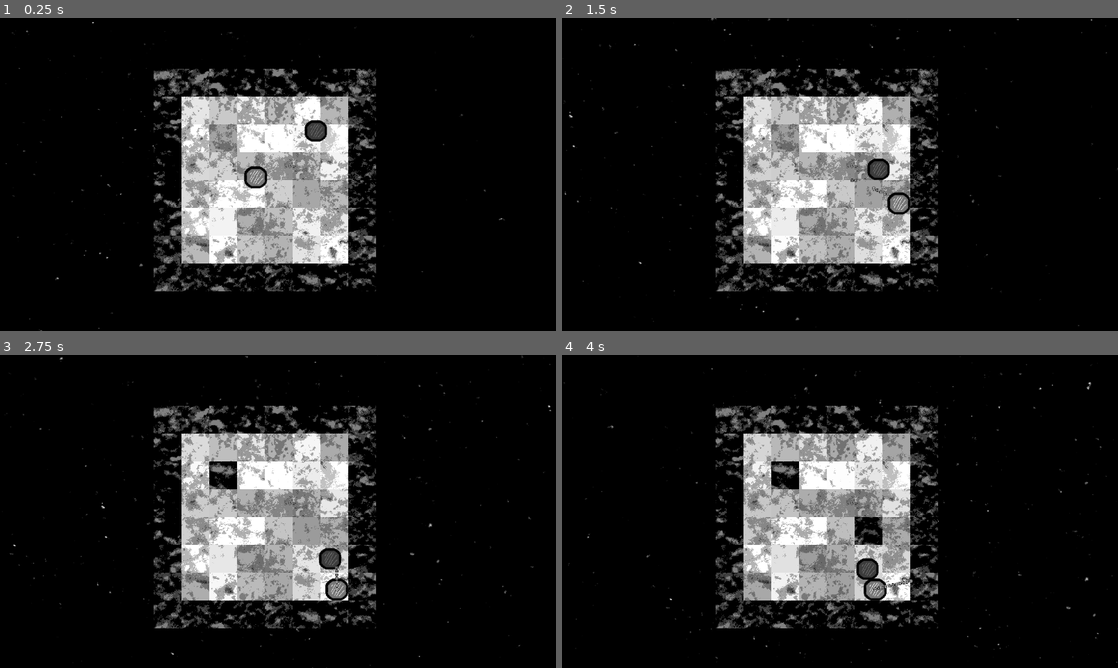
Above: before the commit, frames 1-4 (two rows, left to right).
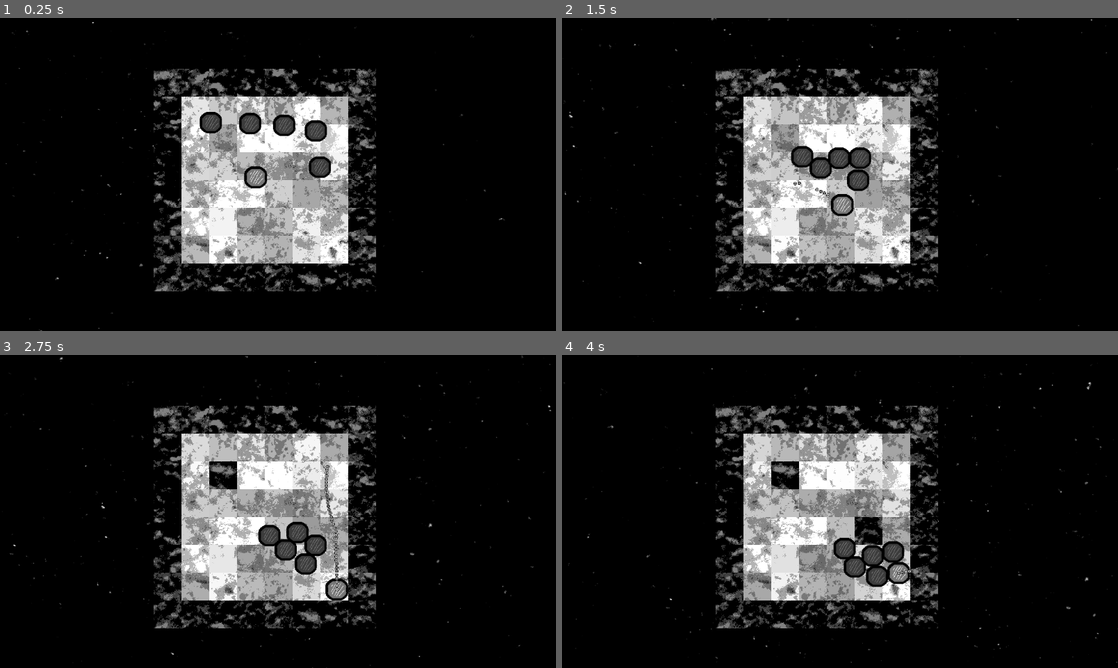
Above: after the commit, the same moments.

Repository: Indivicivet/ludumdare54
Game: Godot game, scene res://ludumdare54.tscn
The game is run twice, just before and just after one commit, with the same random seed, the same clock (stepped at 60 frames per second) and the same inputs.
Inputs (mouse positions are in pixels of both pictures, inside the frame that each line leads up to):
- Up to frame 1 (0.25 s): no input
- Up to frame 2 (1.5 s): move the mouse to (962, 158) at 0.52 s; press the mouse at (962, 158) at 0.53 s; hold Right (right) 0.53-1.28 s; move the mouse to (728, 190) at 1.27 s; release the mouse at (728, 190) at 1.28 s; hold Down (down) from 1.28 s (still down); click (728, 190) at 1.35 s
- Up to frame 3 (2.75 s): move the mouse to (333, 442) at 2.02 s; release Down (down) at 2.03 s; press the mouse at (333, 442) at 2.03 s; hold Right (right) from 2.03 s (still down)
- Up to frame 4 (4 s): move the mouse to (812, 574) at 2.77 s; release Right (right) at 2.78 s; release the mouse at (812, 574) at 2.78 s; hold Up (up) 2.78-3.53 s; click (812, 574) at 2.85 s; move the mouse to (1006, 558) at 3.52 s; press the mouse at (1006, 558) at 3.53 s; hold Left (left) from 3.53 s (still down)

The runs differ from the first frame. In frame 1, 1.0% of the frame differs, in the area x 35-60%, y 30-52%; in frame 2, 1.9%, in the area x 41-63%, y 40-64%; in frame 3, 1.5%; in frame 4, 1.5%.

Commit message:
move enemy into scene and add a bunch of them for fun

Diff:
--- /dev/null
+++ b/enemy_type_1.tscn
@@ -0,0 +1,20 @@
+[gd_scene load_steps=4 format=3 uid="uid://c4i8t3vyd1rqu"]
+
+[ext_resource type="Script" path="res://scripts/enemy_type1.gd" id="1_pxje3"]
+[ext_resource type="Texture2D" uid="uid://dyql1ycffaje6" path="res://graphics/player0001.png" id="2_7m1hb"]
+
+[sub_resource type="CircleShape2D" id="CircleShape2D_n466h"]
+radius = 24.0208
+
+[node name="enemy_type1" type="CharacterBody2D"]
+position = Vector2(746, 245)
+script = ExtResource("1_pxje3")
+
+[node name="Sprite2D" type="Sprite2D" parent="."]
+modulate = Color(0.501961, 0.501961, 0.501961, 1)
+texture = ExtResource("2_7m1hb")
+
+[node name="CollisionShape2D" type="CollisionShape2D" parent="."]
+shape = SubResource("CircleShape2D_n466h")
+
+[node name="NavigationAgent2D" type="NavigationAgent2D" parent="."]
--- a/ludumdare54.tscn
+++ b/ludumdare54.tscn
@@ -8,13 +8,10 @@
 [ext_resource type="Script" path="res://scripts/gun1.gd" id="5_1et4n"]
 [ext_resource type="Texture2D" uid="uid://dyql1ycffaje6" path="res://graphics/player0001.png" id="6_w1o1e"]
 [ext_resource type="PackedScene" uid="uid://telbw0j0atkg" path="res://floor_or_block.tscn" id="7_p865s"]
-[ext_resource type="Script" path="res://scripts/enemy_type1.gd" id="9_06evh"]
+[ext_resource type="PackedScene" uid="uid://c4i8t3vyd1rqu" path="res://enemy_type_1.tscn" id="9_1g1nj"]
 
 [sub_resource type="CircleShape2D" id="CircleShape2D_gwbx5"]
 radius = 26.0192
-
-[sub_resource type="CircleShape2D" id="CircleShape2D_n466h"]
-radius = 24.0208
 
 [sub_resource type="NavigationPolygon" id="NavigationPolygon_0n3p2"]
 vertices = PackedVector2Array(411, 178, 805, 177, 805, 573, 409, 571)
@@ -253,18 +250,19 @@
 [node name="CollisionShape2D" type="CollisionShape2D" parent="player"]
 shape = SubResource("CircleShape2D_gwbx5")
 
-[node name="enemy_type1" type="CharacterBody2D" parent="."]
-position = Vector2(746, 245)
-script = ExtResource("9_06evh")
-
-[node name="Sprite2D" type="Sprite2D" parent="enemy_type1"]
-modulate = Color(0.501961, 0.501961, 0.501961, 1)
-texture = ExtResource("6_w1o1e")
-
-[node name="CollisionShape2D" type="CollisionShape2D" parent="enemy_type1"]
-shape = SubResource("CircleShape2D_n466h")
-
-[node name="NavigationAgent2D" type="NavigationAgent2D" parent="enemy_type1"]
+[node name="enemy_type1" parent="." instance=ExtResource("9_1g1nj")]
+
+[node name="enemy_type2" parent="." instance=ExtResource("9_1g1nj")]
+position = Vector2(471, 222)
+
+[node name="enemy_type3" parent="." instance=ExtResource("9_1g1nj")]
+position = Vector2(574, 219)
+
+[node name="enemy_type4" parent="." instance=ExtResource("9_1g1nj")]
+position = Vector2(666, 226)
+
+[node name="enemy_type5" parent="." instance=ExtResource("9_1g1nj")]
+position = Vector2(760, 339)
 
 [node name="NavigationRegion2D" type="NavigationRegion2D" parent="."]
 navigation_polygon = SubResource("NavigationPolygon_0n3p2")
Not shown: 1 places in ludumdare54.tscn that only renumber resources
